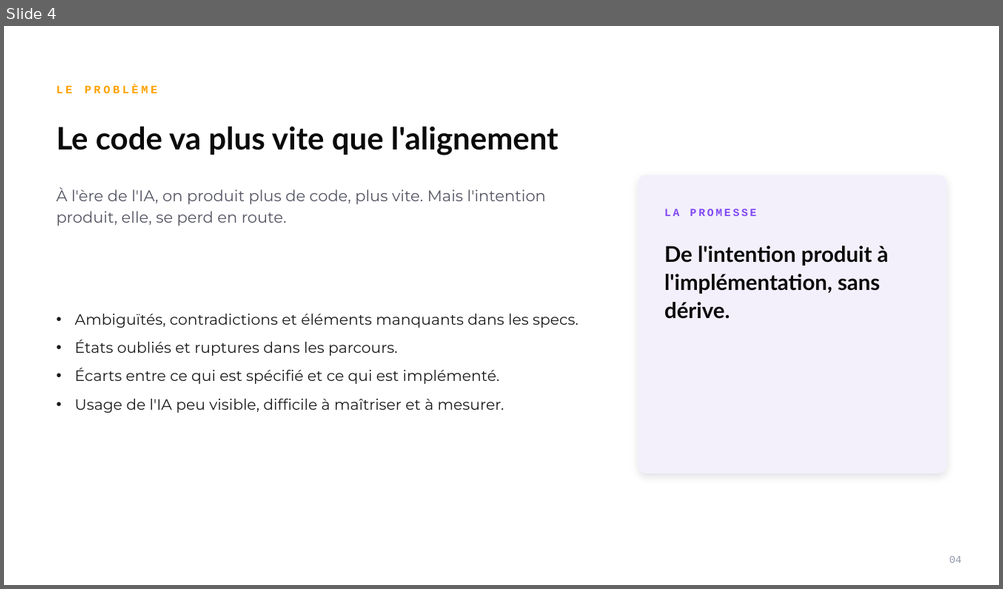
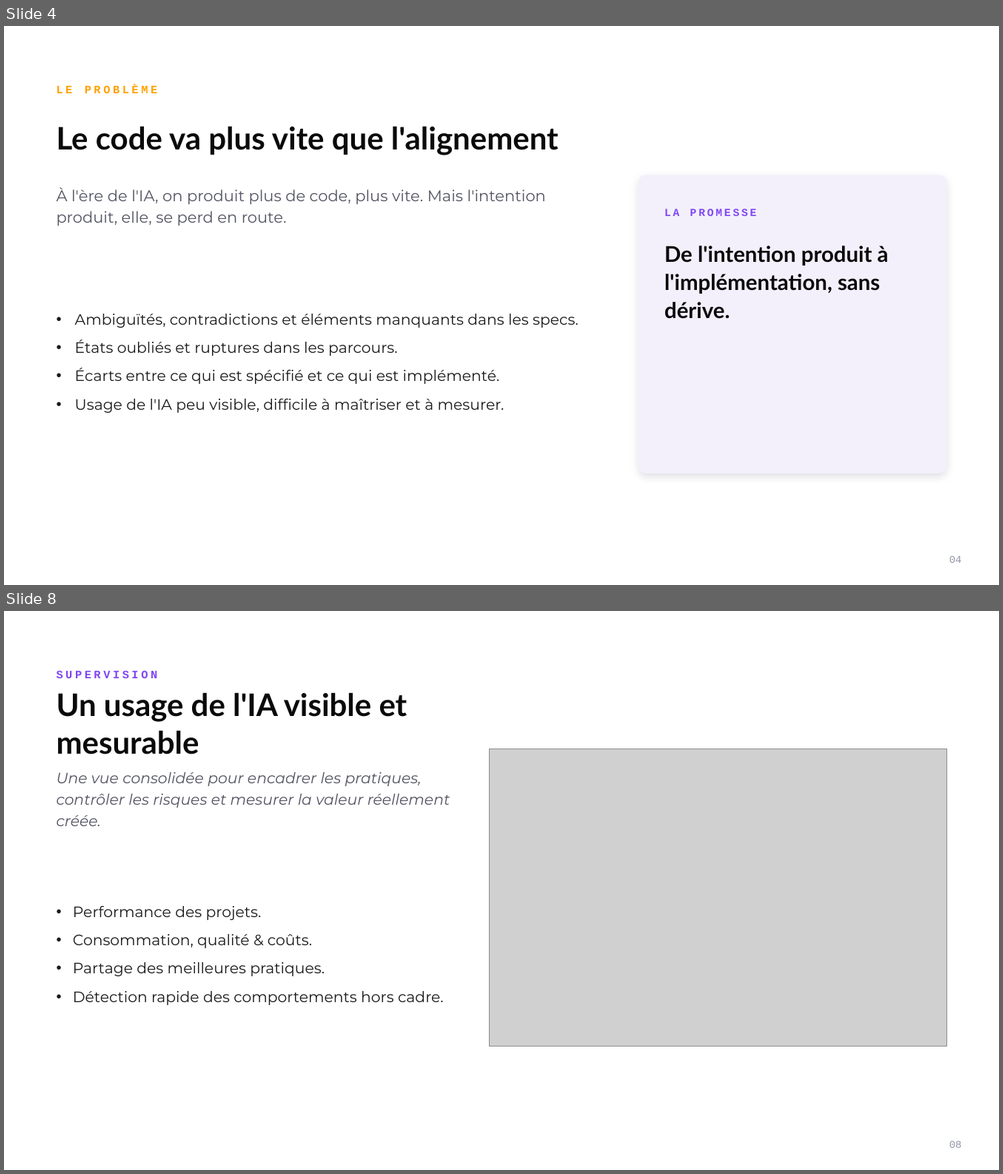
Before and after one commit to davidmabboux-jpg/lyriks-brand-hub, a slide deck: public/reference/lyriks-template.pptx. Shown one above the other, each under a label of ours: slide 4 before the commit, slides 4 and 8 after it; the slides between them are not shown. The pictures are 1003x589 and 1003x1174 pixels, drawn with LibreOffice and Linux fonts; fonts in the diff are those of the drawing; grey boxes stand for pictures. Boxes give left, top, right and bottom in pixels: in the first picture for what was removed or moved away, otherwise in the second. Text is boxed around its words. In the diff, an @@ line names an element or a change of style, - is before the commit and + after.

```diff
--- a/public/reference/lyriks-template.pptx
+++ b/public/reference/lyriks-template.pptx
@@ slide 8 added at box(4, 611, 999, 1170), background #FFFFFF @@
@@ text added at box(57, 670, 158, 678), 11 pt, text #8047F4, bold @@
+SUPERVISION
@@ text added at box(57, 692, 407, 755), 30 pt, text #0A0A0A, bold @@
+Un usage de l'IA visible et mesurable
@@ picture added at box(489, 749, 946, 1047) @@
@@ text added at box(57, 772, 450, 826), 14.5 pt, text #535462, italic @@
+Une vue consolidée pour encadrer les pratiques, contrôler les risques et mesurer la valeur réellement créée.
@@ text added at box(73, 906, 444, 1005), 14.5 pt, text #1A1A1A @@
+• Performance des projets.
+• Consommation, qualité & coûts.
+• Partage des meilleures pratiques.
+• Détection rapide des comportements hors cadre.
@@ text added at box(949, 1142, 962, 1148), 10 pt, text #9296A6 @@
+08
```
Also in this commit, not shown: 6 slides changed, 2 other slides added, 2 slides removed, 1 other file.
